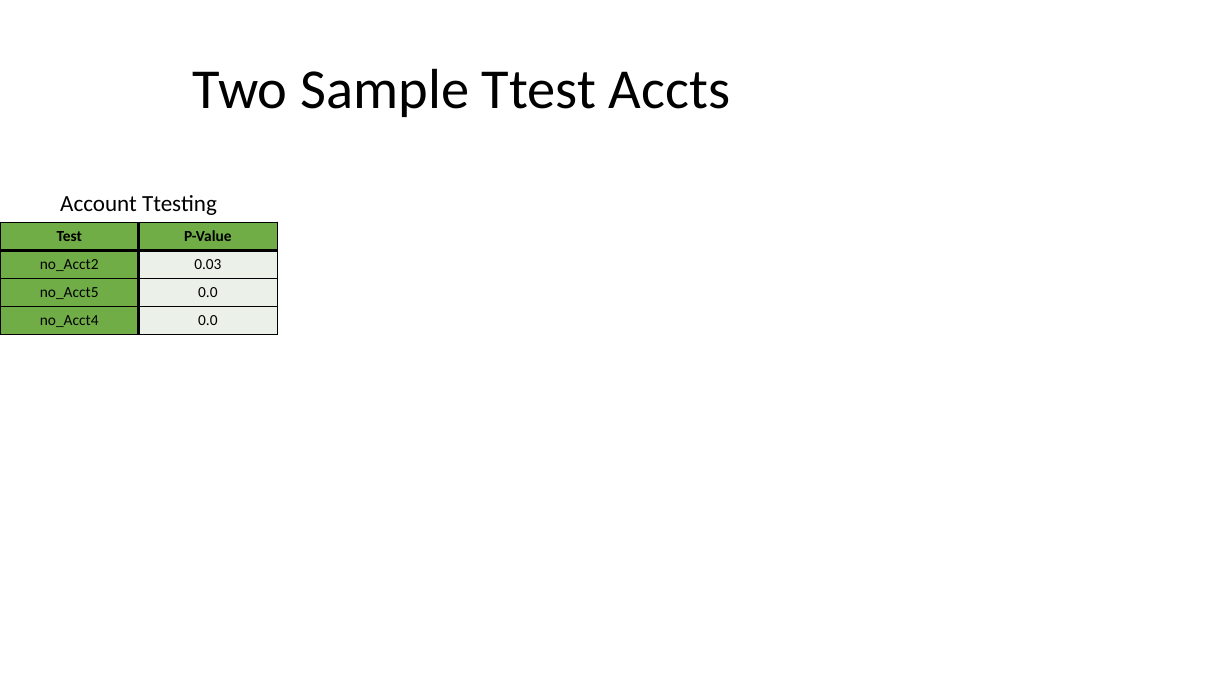
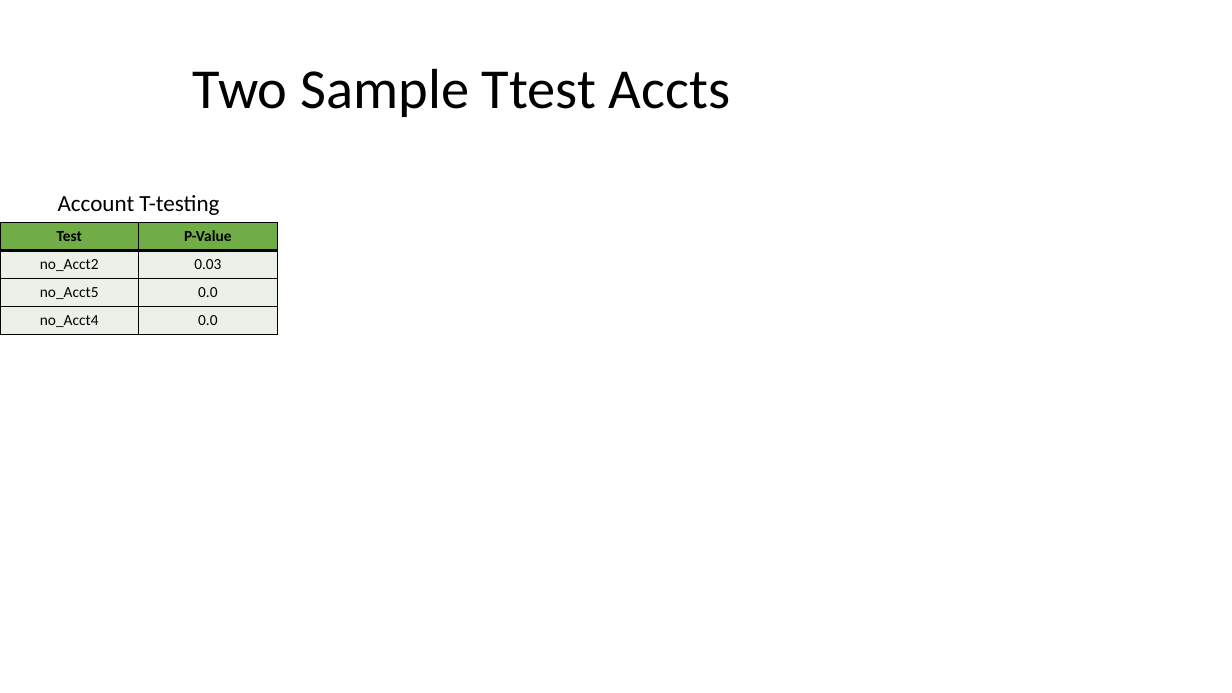
Before and after one commit to lelandjmurrin/Acquisition_Due_Dilligence_Capstone_Project, a slide deck: slide 5 of data/presentation_tables.pptm. Drawn at 1232x693 pixels with LibreOffice and Linux fonts; fonts in the diff are those of the drawing. Boxes give left, top, right and bottom in pixels: in the first picture for what was removed or moved away, otherwise in the second. Text is boxed around its words. In the diff, an @@ line names an element or a change of style, - is before the commit and + after.

```diff
--- a/data/presentation_tables.pptm
+++ b/data/presentation_tables.pptm
@@ table at <box>0,185,277,333</box> @@
-row 1, column 1: Account Ttesting
+row 1, column 1: Account T-testing
@@ fill #70AD47 to #EBF1E9 in 3 cells @@
@@ borders changed @@
```
Also in this commit, not shown: 11 other slides changed, 3 other files.
